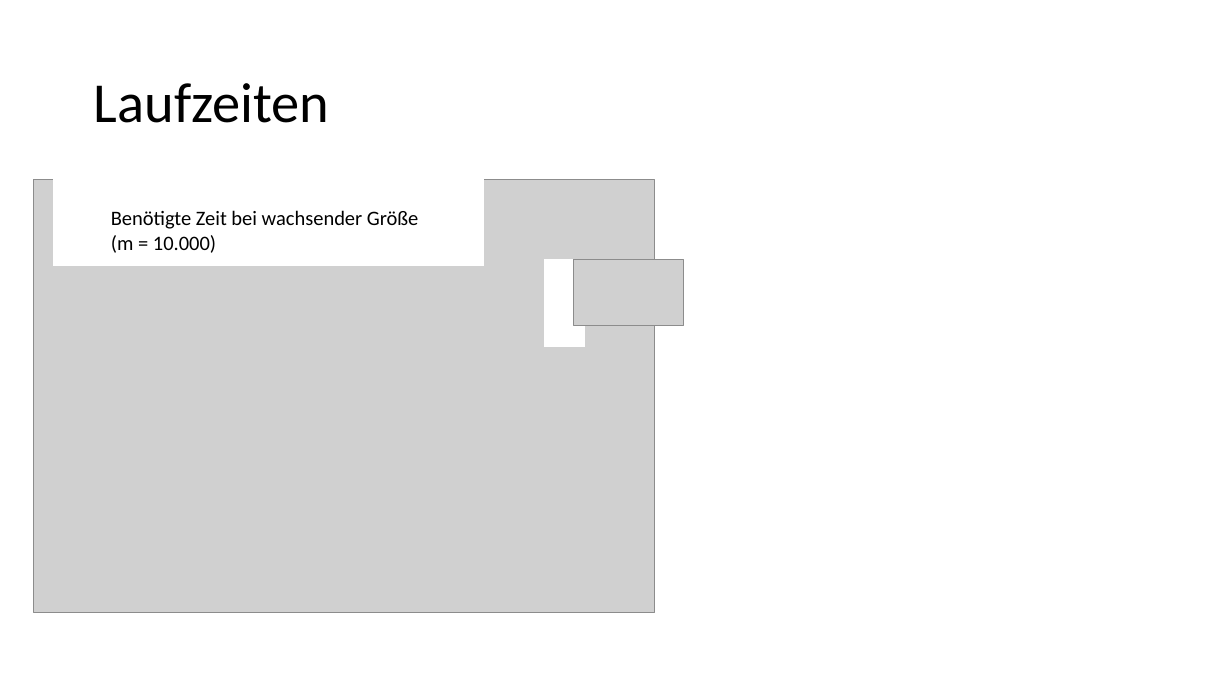
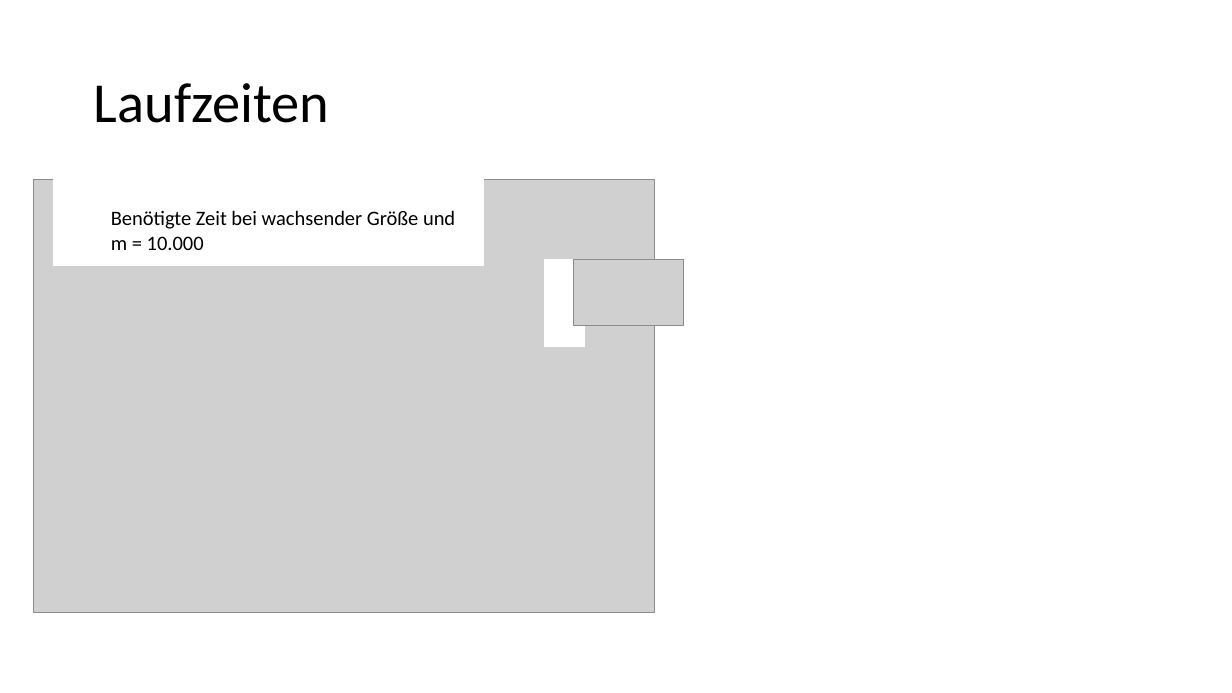
Before and after one commit to EiS94/Programmierwettbewerb, a slide deck: slide 77 of Präsentation/Präsentation_Eike.pptx. Drawn at 1232x693 pixels with LibreOffice and Linux fonts; fonts in the diff are those of the drawing; grey boxes stand for pictures. Boxes give left, top, right and bottom in pixels: in the first picture for what was removed or moved away, otherwise in the second. Text is boxed around its words. In the diff, an @@ line names an element or a change of style, - is before the commit and + after.

```diff
--- a/Präsentation/Präsentation_Eike.pptx
+++ b/Präsentation/Präsentation_Eike.pptx
@@ text at (x1=111, y1=210, x2=455, y2=250): text changed @@
-Benötigte Zeit bei wachsender Größe
-(m = 10.000)
+Benötigte Zeit bei wachsender Größe und m = 10.000
```
Also in this commit, not shown: 70 other slides changed, 1 other file.
